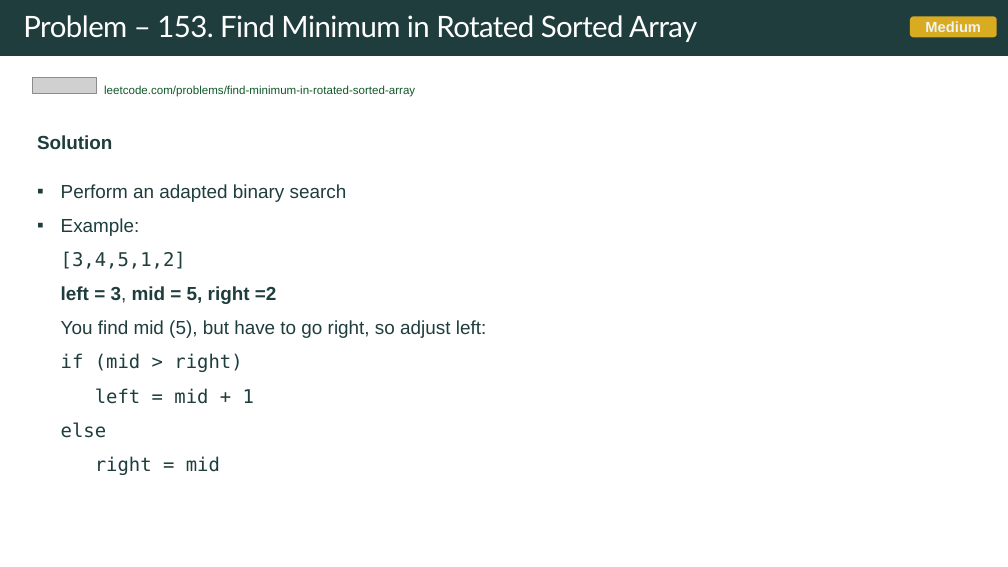
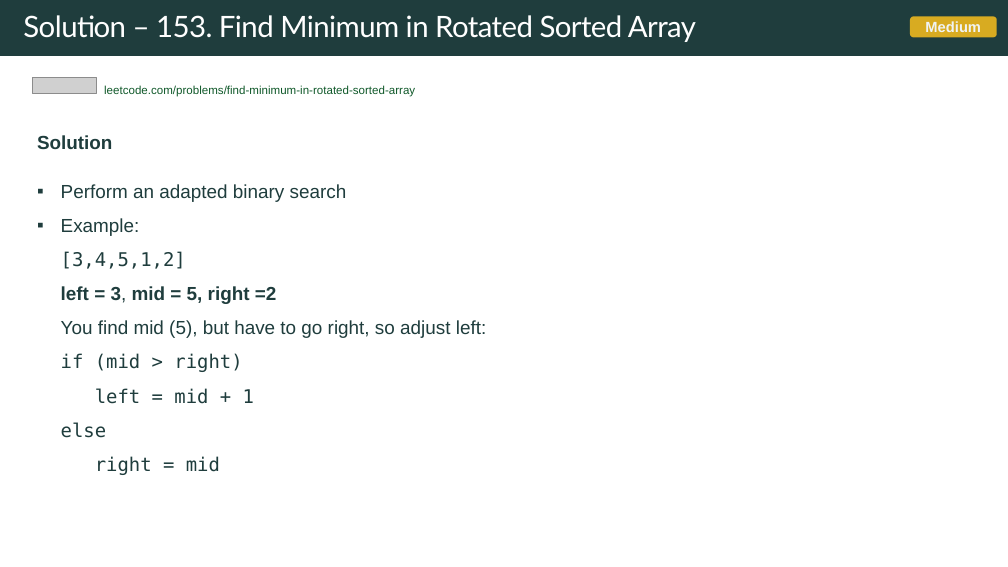
Before and after one commit to rfdavid/coding-interview-handbook-cpp, a slide deck: slide 43 of Algorithm and problem Solving Cheatsheet.pptm. Drawn at 1008x567 pixels with LibreOffice and Linux fonts; fonts in the diff are those of the drawing; grey boxes stand for pictures. Boxes give left, top, right and bottom in pixels: in the first picture for what was removed or moved away, otherwise in the second. Text is boxed around its words. In the diff, an @@ line names an element or a change of style, - is before the commit and + after.

Commit message:
added more problems

```diff
--- a/Algorithm and problem Solving Cheatsheet.pptm
+++ b/Algorithm and problem Solving Cheatsheet.pptm
@@ title at [23, 15, 696, 42]: text changed @@
-Problem – 153. Find Minimum in Rotated Sorted Array
+Solution – 153. Find Minimum in Rotated Sorted Array
```
Also in this commit, not shown: 8 other slides changed, 4 slides added, 14 other files.
